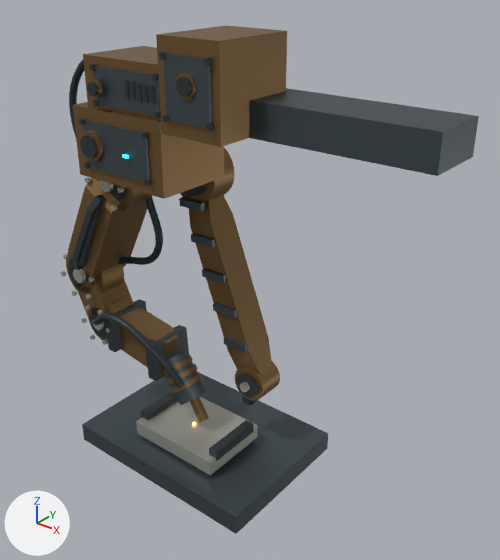
What one commit did to the glTF model assets/demos/nuit-v01/bras-maitre.glb.
Both versions are drawn from a camera (50 mm lens) standing at (3.93, -3.67, 4.55) and looking at (0.7, 0.37, 2.05). Arrows for +X, +Y and +Z are at lower left; the lights stay in place. The picture after the commit comes second. Both versions are drawn at frame 59 of the action 'Point lumineux au contactAction'; the numbers are the values there.

Script lines for the objects in view, before the commit:
```python
me_cube_003 = bpy.data.meshes.new('Cube.003')
me_cube_003.from_pydata(...)  # a box spanning x -0.338..0.338, y -0.018..0.018, z -0.182..0.182
me_cube_003.materials.append(mat_acier_patiné)  # greyish blue #525d63
me_logement_noir_du_vérin = bpy.data.meshes.new('Logement noir du vérin')
me_logement_noir_du_vérin.from_pydata(...)  # 16 vertices, 28 faces; spans x -0.115..0.115, y -0.03..0.03, z -0.423..0.423
me_logement_noir_du_vérin.materials.append(mat_joints_et_ouvertures)  # dark grey #2c373a
ob_logement_noir_du_vérin = bpy.data.objects.new('Logement noir du vérin', me_logement_noir_du_vérin)
ob_logement_noir_du_vérin.parent = ob_épaule
ob_logement_noir_du_vérin.location = (-0.235, -0.19, -0.48)
ob_logement_noir_du_vérin.rotation_euler = (2.636, 0.0, -1.571)  # degrees (151, 0, -90)
ob_plaque_encastrée = bpy.data.objects.new('Plaque encastrée', me_cube_003)
ob_plaque_encastrée.parent = ob_suspension_fixe
ob_plaque_encastrée.location = (0.0, -0.34, -0.23)
ob_épaule = bpy.data.objects.new('Épaule', None)
ob_épaule.location = (-0.35, 0.0, 2.8)
# also in view: 'Outil arrière' at (0.74, 0.42, 1.07); 'Établi témoin' at (0.3, 0.18, 0.35); 'Boîtier de motorisation.001' at (0.0, 0.0, 3.17); 'Flexible du segment' at (-0.32, 0.1, 2.32); 'Carter supérieur anguleux' at (-0.6, 0.0, 2.32)
```
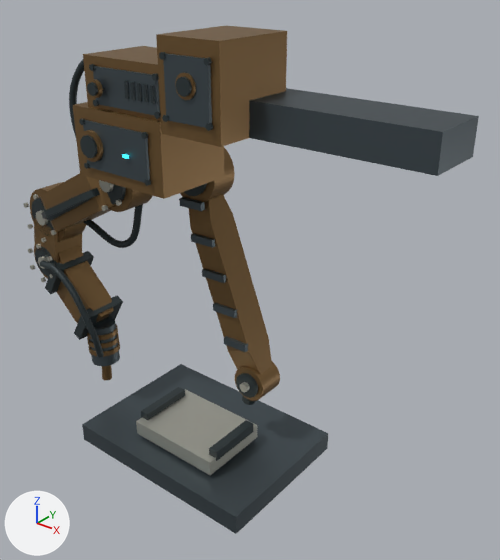
ob_épaule is not drawn itself; it is the parent of ob_axe_de_épaule_001, ob_axe_de_épaule, ob_carter_supérieur_anguleux, ob_coude, ob_flasque_de_épaule, ob_flasque_de_épaule_001, ob_flexible_du_segment, ob_logement_noir_du_vérin.

Boxes (x1, y1, x2, y2) around the edits, measured in the pictures (500 x 560 px):
'Carter supérieur anguleux', turned
    before: (68, 178, 148, 283)
    after: (40, 173, 116, 233)
'Porte outil renforcé', turned
    before: (110, 306, 178, 368)
    after: (47, 260, 114, 323)
'Bielle courte', turned
    before: (75, 280, 132, 317)
    after: (34, 219, 82, 263)
'Flexible de la torche', turned
    before: (93, 312, 184, 388)
    after: (40, 260, 104, 357)
'Collier de porte outil', turned
    before: (145, 325, 189, 381)
    after: (74, 295, 123, 340)
'Tête de torche', turned
    before: (161, 350, 207, 405)
    after: (89, 318, 120, 366)
'Flexible du segment', turned
    before: (118, 196, 163, 265)
    after: (83, 204, 143, 248)
'Logement noir du vérin', turned
    before: (73, 194, 106, 270)
    after: (41, 188, 100, 219)
'Collier de porte outil.001', turned
    before: (104, 299, 147, 352)
    after: (45, 251, 94, 294)
'Coude.001', turned
    before: (66, 251, 124, 293)
    after: (30, 182, 86, 242)
'Poignet.001', turned
    before: (88, 295, 134, 342)
    after: (34, 245, 83, 279)
'Épaule.001', turned
    before: (120, 188, 152, 212)
    after: (108, 188, 152, 212)
'Piston intégré', turned
    before: (78, 210, 100, 266)
    after: (47, 199, 90, 221)
'Flasque de Coude', turned
    before: (68, 258, 94, 294)
    after: (32, 198, 54, 236)
'Buse de cuivre', turned
    before: (190, 396, 209, 422)
    after: (102, 365, 112, 380)
'Flasque de Poignet', turned
    before: (89, 308, 107, 338)
    after: (35, 246, 57, 277)
'Bague de torche', turned
    before: (170, 372, 202, 394)
    after: (88, 341, 120, 357)
'Bague de torche.002', turned
    before: (165, 364, 198, 385)
    after: (87, 333, 119, 348)
'Bague de torche.001', turned
    before: (161, 355, 193, 376)
    after: (87, 324, 118, 340)
'Axe de Coude.001', turned
    before: (73, 269, 86, 283)
    after: (36, 210, 48, 226)
'Flasque de Épaule', turned (mostly hidden)
    before: (96, 179, 126, 201)
    after: (107, 184, 126, 204)
'Axe de Épaule.001', turned
    both: (99, 180, 114, 193)
'Axe de Poignet.001', turned
    before: (93, 318, 104, 330)
    after: (38, 256, 48, 269)
'Vis périphérique.005', turned
    before: (111, 205, 117, 211)
    after: (102, 205, 108, 211)
'Vis périphérique', turned
    before: (117, 187, 124, 193)
    after: (116, 199, 122, 206)
'Vis périphérique.008', turned
    before: (63, 254, 69, 259)
    after: (33, 194, 38, 199)
'Vis périphérique.009', turned
    before: (61, 271, 66, 276)
    after: (23, 202, 29, 208)
'Vis périphérique.013', turned
    before: (97, 310, 103, 315)
    after: (47, 256, 53, 262)
'Vis périphérique.014', turned
    before: (85, 305, 90, 311)
    after: (36, 244, 41, 249)
'Vis périphérique.015', turned
    before: (81, 318, 87, 323)
    after: (28, 248, 33, 253)
'Vis périphérique.017', turned
    before: (102, 339, 108, 345)
    after: (41, 277, 46, 282)
'Vis périphérique.006', turned
    before: (89, 277, 94, 282)
    after: (51, 230, 56, 235)
'Vis périphérique.011', turned
    before: (86, 294, 91, 299)
    after: (41, 237, 46, 243)
'Vis périphérique.010', turned
    before: (72, 291, 77, 296)
    after: (28, 224, 33, 229)
'Vis périphérique.016', turned
    before: (90, 335, 95, 340)
    after: (30, 265, 35, 270)
'Vis périphérique.003', turned (not visible afterwards)
    before: (85, 177, 91, 183)
'Vis périphérique.012', turned (not visible afterwards)
    before: (106, 328, 110, 333)

Patch to the scene script:
```diff
--- a/assets/demos/nuit-v01/bras-maitre.glb.py
+++ b/assets/demos/nuit-v01/bras-maitre.glb.py
@@ ob_épaule @@
 ob_épaule.location = (-0.35, 0.0, 2.8)
+ob_épaule.rotation_euler = (0.0, 0.6, 0.0)  # degrees (0, 34, 0)
```
